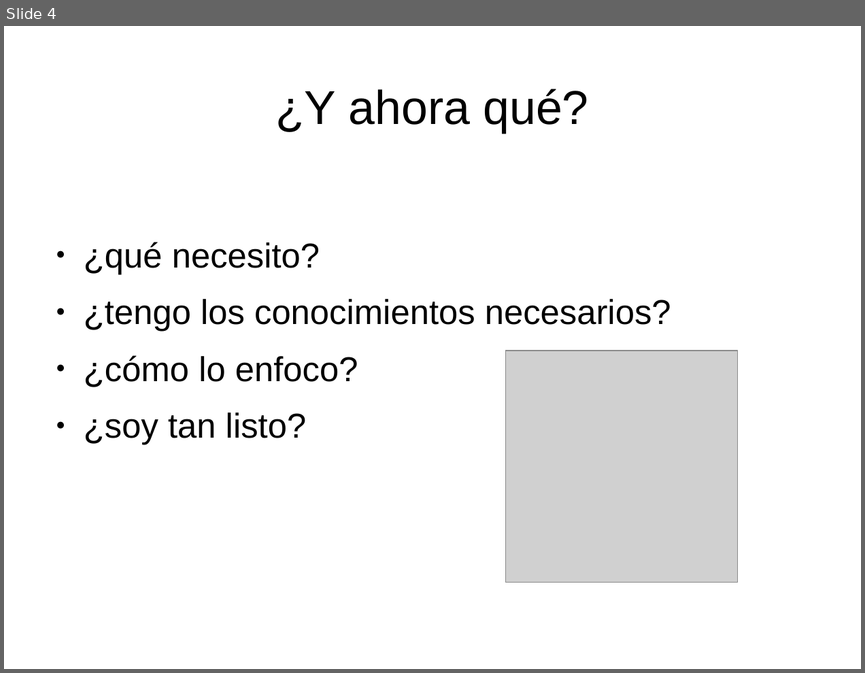
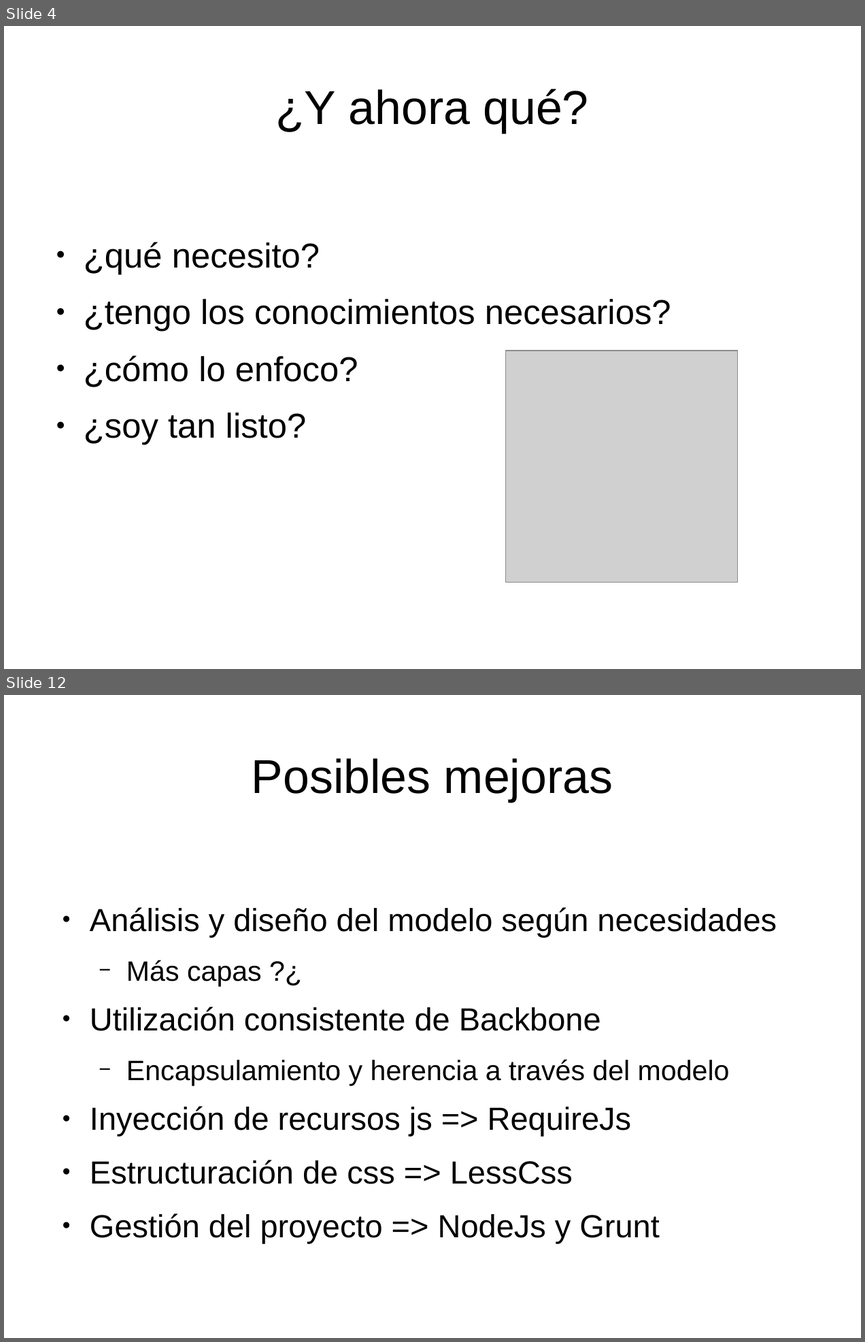
Before and after one commit to pgdoval/motor_videojuegos_js, a slide deck: doc/motor.odp. Shown one above the other, each under a label of ours: slide 4 before the commit, slides 4 and 12 after it; the slides between them are not shown. The pictures are 865x673 and 865x1342 pixels, drawn with LibreOffice and Linux fonts; fonts in the diff are those of the drawing; grey boxes stand for pictures. Boxes give left, top, right and bottom in pixels: in the first picture for what was removed or moved away, otherwise in the second. Text is boxed around its words. In the diff, an @@ line names an element or a change of style, - is before the commit and + after.

```diff
--- a/doc/motor.odp
+++ b/doc/motor.odp
@@ slide 12 added at (x1=4, y1=695, x2=861, y2=1338), background #FFFFFF @@
@@ title added at (x1=252, y1=758, x2=613, y2=802), 44 pt, text #000000 @@
+Posibles mejoras
@@ text added at (x1=90, y1=907, x2=776, y2=1243), 29.6 pt, text #000000 @@
+● Análisis y diseño del modelo según necesidades
+  − Más capas ?¿
+● Utilización consistente de Backbone
+  − Encapsulamiento y herencia a través del modelo
+● Inyección de recursos js => RequireJs
+● Estructuración de css => LessCss
+● Gestión del proyecto => NodeJs y Grunt
```
Also in this commit, not shown: 5 slides changed, 2 other slides added, 2 slides removed, 6 other files.
